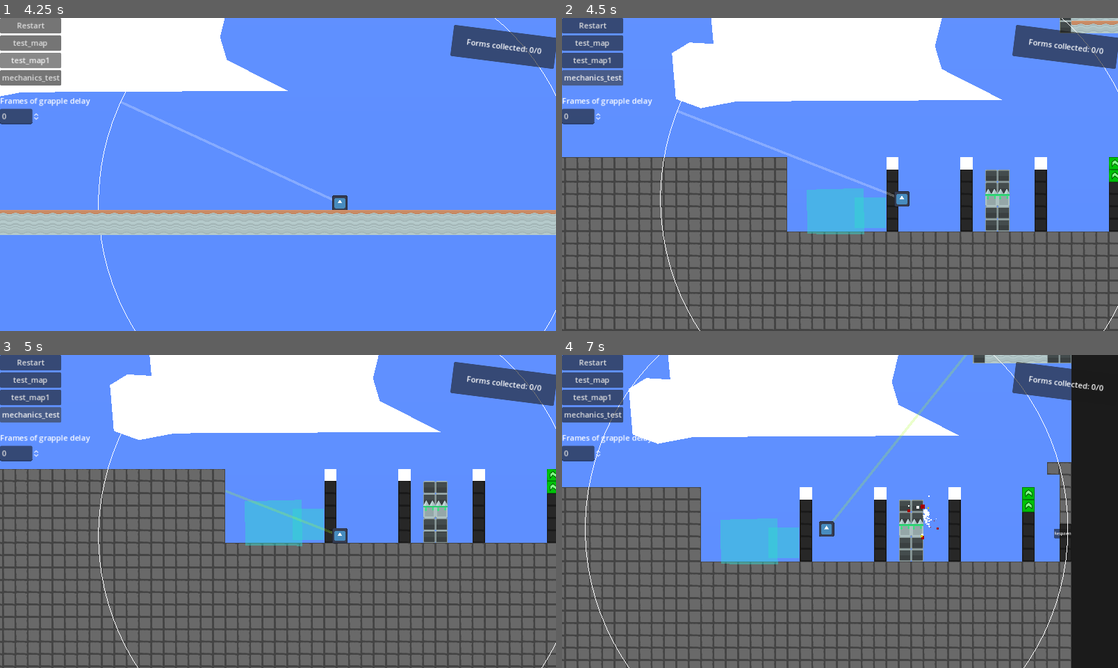
Above: before the commit, frames 1-4 (two rows, left to right).
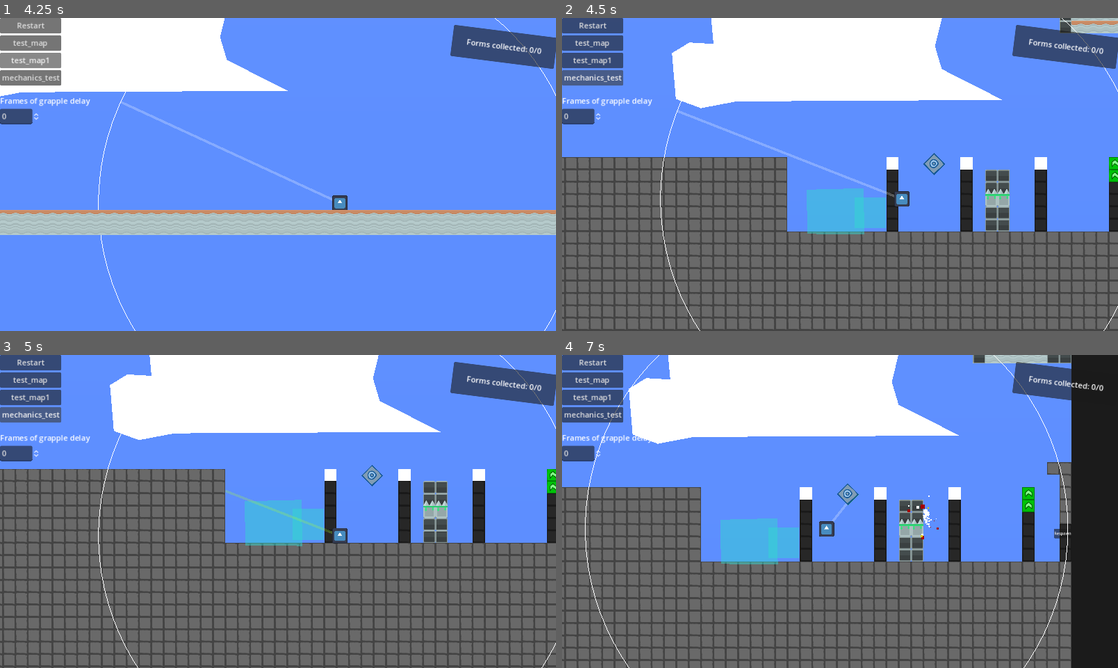
Above: after the commit, the same moments.

Repository: Haydoggo/GW61
Game: Godot game, scene res://scenes/maps/test_level/test_level.tscn
Same seed, same stepped clock (60 frames per second), same inputs: the game is played once before the commit and once after it. The engine's default icon, where the game draws it, is replaced by a stand-in: a white triangle on a blue panel in a dark square.
Inputs (mouse positions are in pixels of both pictures, inside the frame that each line leads up to):
- Up to frame 1 (4.25 s): click "Restart" at 0.5 s; click "Restart" at 1.25 s; click "Restart" at 2 s; click "test_map" at 2.75 s; click "test_map1" at 3.5 s
- Up to frame 2 (4.5 s): click "mechanics_test" at 4.25 s
- Up to frame 3 (5 s): no input
- Up to frame 4 (7 s): move the mouse to (962, 495) at 5.02 s; press the mouse at (962, 495) at 5.03 s; hold D (move_right) 5.03-5.78 s; tap Space (jump) at 5.27, 6.02 s; right-click (962, 495) at 5.3 s; move the mouse to (728, 527) at 5.77 s; release the mouse at (728, 527) at 5.78 s; hold A (move_left) 5.78-6.53 s; right-click (728, 527) at 5.85 s; click (728, 527) at 6.05 s; move the mouse to (895, 442) at 6.52 s; press the mouse at (895, 442) at 6.53 s; hold D (move_right) from 6.53 s (still down); right-click (895, 442) at 6.8 s

Frame 1 is identical in both runs. In frame 2, 0.1% of the frame differs, in the area x 65-69%, y 43-51%; in frame 3, 0.1%; in frame 4, 0.4%, in the area x 48-73%, y 0-54%.

Commit message:
various tweaks + add grapple nodes

Diff:
--- a/project.godot
+++ b/project.godot
@@ -13,7 +13,7 @@
 config/name="GW61"
 run/main_scene="res://scenes/maps/test_level/test_level.tscn"
 config/features=PackedStringArray("4.1", "GL Compatibility")
-config/icon="res://icon.svg"
+config/icon="res://icon.png"
 
 [autoload]
 
--- a/scenes/maps/map_entities/camera_thief/camera_thief.gd
+++ b/scenes/maps/map_entities/camera_thief/camera_thief.gd
@@ -6,7 +6,7 @@
 @export var zoom_out_time = 1.0
 @export var zoom_only = false
 @export_group("Temporary zoom control")
-@export var temporary = true
+@export var temporary = false
 @export var linger_duration = 2.0
 @export var can_leave_early = false
 
--- /dev/null
+++ b/scenes/maps/map_entities/grapple_node/grapple_node.gd
@@ -0,0 +1,5 @@
+extends Area2D
+
+func grapple():
+	Player.instance.retract_grapple()
+	return true
--- /dev/null
+++ b/scenes/maps/map_entities/grapple_node/grapple_node.tscn
@@ -0,0 +1,24 @@
+[gd_scene load_steps=5 format=3 uid="uid://dh8hnnikphbde"]
+
+[ext_resource type="Script" path="res://scenes/maps/map_entities/grapple_node/grapple_node.gd" id="1_4efnf"]
+[ext_resource type="Texture2D" uid="uid://dvec5pfpv6y4h" path="res://scenes/maps/tileset.png" id="1_cj82j"]
+
+[sub_resource type="AtlasTexture" id="AtlasTexture_folok"]
+atlas = ExtResource("1_cj82j")
+region = Rect2(64, 0, 64, 64)
+
+[sub_resource type="CircleShape2D" id="CircleShape2D_kswb3"]
+radius = 36.3456
+
+[node name="GrappleNode" type="Area2D"]
+collision_layer = 2
+collision_mask = 0
+monitoring = false
+script = ExtResource("1_4efnf")
+
+[node name="Sprite2D" type="Sprite2D" parent="."]
+rotation = 0.785397
+texture = SubResource("AtlasTexture_folok")
+
+[node name="CollisionShape2D" type="CollisionShape2D" parent="."]
+shape = SubResource("CircleShape2D_kswb3")
--- a/scenes/maps/map_entities/window/window.gd
+++ b/scenes/maps/map_entities/window/window.gd
@@ -27,7 +27,7 @@
 func collide():
 	if has_shattered:
 		return
-	if abs(Player.instance.velocity.x) > 1000:
+	if abs(Player.instance.velocity.dot(global_transform.x)) > 1000:
 		for window in connected_windows:
 			window.shatter()
 
--- a/scenes/maps/test_level/mechanics_test.tscn
+++ b/scenes/maps/test_level/mechanics_test.tscn
@@ -1,11 +1,14 @@
-[gd_scene load_steps=9 format=3 uid="uid://pb4rl4f8kfyp"]
+[gd_scene load_steps=12 format=3 uid="uid://pb4rl4f8kfyp"]
 
 [ext_resource type="PackedScene" uid="uid://cc52ncp4q08yl" path="res://scenes/maps/base_map.tscn" id="1_i1n32"]
 [ext_resource type="Texture2D" uid="uid://dvec5pfpv6y4h" path="res://scenes/maps/tileset.png" id="2_bvlk2"]
 [ext_resource type="PackedScene" uid="uid://cofnxquytticg" path="res://scenes/enemies/enemy.tscn" id="3_1h1ev"]
+[ext_resource type="TileSet" uid="uid://b6ss61cssx0ly" path="res://scenes/maps/tile_map.tres" id="3_6wns5"]
+[ext_resource type="Script" path="res://scenes/maps/world_map.gd" id="4_f06fk"]
 [ext_resource type="PackedScene" uid="uid://hkfl3h4cmhjn" path="res://scenes/maps/map_entities/camera_thief/camera_thief.tscn" id="4_lqfak"]
 [ext_resource type="PackedScene" uid="uid://bcgldu3add1ja" path="res://scenes/maps/map_entities/checkpoint/checkpoint.tscn" id="5_et3s2"]
 [ext_resource type="Texture2D" uid="uid://d1n7w4aw37v5j" path="res://icon.svg" id="6_3yggt"]
+[ext_resource type="PackedScene" uid="uid://dh8hnnikphbde" path="res://scenes/maps/map_entities/grapple_node/grapple_node.tscn" id="9_mw67o"]
 
 [sub_resource type="TileSetAtlasSource" id="TileSetAtlasSource_51bxa"]
 texture = ExtResource("2_bvlk2")
@@ -33,6 +36,12 @@
 
 [node name="BaseMap" instance=ExtResource("1_i1n32")]
 
+[node name="TextureRect" parent="ParallaxBackground/Sky" index="0"]
+offset_left = 67.0
+offset_top = -91845.0
+offset_right = 2404.0
+offset_bottom = 2783.0
+
 [node name="Background" type="TileMap" parent="." index="1"]
 scale = Vector2(0.8, 0.8)
 tile_set = SubResource("TileSet_vxnry")
@@ -43,11 +52,18 @@
 [node name="TileMap" parent="." index="2"]
 layer_0/tile_data = PackedInt32Array(196603, 0, 0, 196604, 0, 0, 196605, 0, 0, 196606, 0, 0, 196607, 0, 0, 131072, 0, 0 …(38645 unchanged characters)…
 
-[node name="DecorativeTileMap" parent="." index="3"]
+[node name="TileMap2" type="TileMap" parent="." index="3"]
+rotation = 0.259703
+tile_set = ExtResource("3_6wns5")
+format = 2
+layer_0/tile_data = PackedInt32Array(-1048566, 0, 0, -1048565, 0, 0, -1048564, 0, 0, -1048563, 0, 0, -1048562, 0, 0, -1048561, 0, 0, -1048560, 0, 0, -1048559, 0, 0, -1376246, 0, 0, -1376245, 0, 0, -1376244, 0, 0, -1376243, 0, 0, -1376242, 0, 0, -1376241, 0, 0, -1376240, 0, 0, -1376239, 0, 0, -1310710, 1, 65536, -1245174, 1, 65536, -1179638, 1, 65536, -1114102, 1, 65536, -1310703, 1, 65536, -1245167, 1, 65536, -1179631, 1, 65536, -1114095, 1, 65536)
+script = ExtResource("4_f06fk")
+
+[node name="DecorativeTileMap" parent="." index="4"]
 layer_0/tile_data = PackedInt32Array(-18, 720896, 1, -17, 720896, 1, -1441801, 131072, 5, -1441800, 196608, 5, -1441799, 262144, 5, -1376264, 0, 6, -1310728, 0, 7, -1507337, 655360, 2, -1507335, 720896, 3, -917508, 720896, 1, -917509, 786432, 1, -917510, 851968, 1, -917507, 851968, 1)
 layer_1/tile_data = PackedInt32Array(131054, 131072, 2, 65518, 131072, 2, -18, 131072, 2, -65554, 131072, 2, -65553, 13 …(4689 unchanged characters)…
 
-[node name="PanelContainer" type="PanelContainer" parent="." index="4"]
+[node name="PanelContainer" type="PanelContainer" parent="." index="5"]
 offset_left = 703.0
 offset_top = -82.0
 offset_right = 869.0
@@ -61,7 +77,7 @@
 layout_mode = 2
 text = "Grappling hook here?"
 
-[node name="PanelContainer2" type="PanelContainer" parent="." index="5"]
+[node name="PanelContainer2" type="PanelContainer" parent="." index="6"]
 offset_left = -278.0
 offset_top = -33.0
 offset_right = -112.0
@@ -75,13 +91,12 @@
 layout_mode = 2
 text = "Respawn Point!!!!"
 
-[node name="CameraThief" parent="." index="6" node_paths=PackedStringArray("marker") instance=ExtResource("4_lqfak")]
+[node name="CameraThief" parent="." index="7" node_paths=PackedStringArray("marker") instance=ExtResource("4_lqfak")]
 position = Vector2(630, -140)
-polygon = PackedVector2Array(13, -50, 14, 193, 375, 190, 384, -74)
+polygon = PackedVector2Array(-24, -66, -28, 188, 375, 190, 384, -74)
 marker = NodePath("CameraThiefRespawn")
 zoom_out_time = 0.3
 zoom_only = true
-temporary = false
 can_leave_early = true
 
 [node name="CameraThiefRespawn" type="AspectRatioContainer" parent="CameraThief" index="4"]
@@ -96,7 +111,7 @@
 layout_mode = 2
 border_width = 3.0
 
-[node name="Checkpoint" parent="." index="7" node_paths=PackedStringArray("marker") instance=ExtResource("5_et3s2")]
+[node name="Checkpoint" parent="." index="8" node_paths=PackedStringArray("marker") instance=ExtResource("5_et3s2")]
 position = Vector2(-199, 23)
 marker = NodePath("CheckpointRespawn")
 
@@ -109,11 +124,10 @@
 scale = Vector2(0.5, 0.5)
 texture = ExtResource("6_3yggt")
 
-[node name="CameraThief2" parent="." index="8" node_paths=PackedStringArray("marker") instance=ExtResource("4_lqfak")]
+[node name="CameraThief2" parent="." index="9" node_paths=PackedStringArray("marker") instance=ExtResource("4_lqfak")]
 position = Vector2(-1398, 26)
 marker = NodePath("CameraThief2Respawn")
 visible_in_game = true
-temporary = false
 
 [node name="CameraThief2Respawn" type="AspectRatioContainer" parent="CameraThief2" index="4"]
 offset_left = -166.0
@@ -127,12 +141,11 @@
 layout_mode = 2
 border_width = 3.0
 
-[node name="CameraThief3" parent="." index="9" node_paths=PackedStringArray("marker") instance=ExtResource("4_lqfak")]
+[node name="CameraThief3" parent="." index="10" node_paths=PackedStringArray("marker") instance=ExtResource("4_lqfak")]
 position = Vector2(-1597, 28)
 polygon = PackedVector2Array(-65, -98, -61, 85, 174, 87, 172, -104)
 marker = NodePath("CameraThief2Respawn")
 visible_in_game = true
-temporary = false
 
 [node name="CameraThief2Respawn" type="AspectRatioContainer" parent="CameraThief3" index="4"]
 offset_left = -245.0
@@ -146,7 +159,7 @@
 layout_mode = 2
 border_width = 3.0
 
-[node name="Checkpoint2" parent="." index="10" node_paths=PackedStringArray("marker") instance=ExtResource("5_et3s2")]
+[node name="Checkpoint2" parent="." index="11" node_paths=PackedStringArray("marker") instance=ExtResource("5_et3s2")]
 position = Vector2(1092, -71)
 marker = NodePath("Checkpoint2Respawn")
 
@@ -159,17 +172,37 @@
 scale = Vector2(0.5, 0.5)
 texture = ExtResource("6_3yggt")
 
-[node name="Enemy" parent="." index="11" instance=ExtResource("3_1h1ev")]
+[node name="Enemy" parent="." index="12" instance=ExtResource("3_1h1ev")]
 position = Vector2(1964, 77)
 attack_power = 4000.0
 
-[node name="Enemy2" parent="." index="12" instance=ExtResource("3_1h1ev")]
+[node name="Enemy2" parent="." index="13" instance=ExtResource("3_1h1ev")]
 position = Vector2(1811, 77)
 attack_power = 4000.0
 
-[node name="Enemy3" parent="." index="13" instance=ExtResource("3_1h1ev")]
+[node name="Enemy3" parent="." index="14" instance=ExtResource("3_1h1ev")]
 position = Vector2(1887, 58)
 scale = Vector2(1.91, 1.91)
 
-[node name="Player" parent="." index="14"]
+[node name="Player" parent="." index="15"]
 position = Vector2(-1267, -61)
+
+[node name="CameraThief4" parent="." index="16" node_paths=PackedStringArray("marker") instance=ExtResource("4_lqfak")]
+position = Vector2(-189, -189)
+polygon = PackedVector2Array(-64, -64, -64, 301, 751, 303, 743, -61)
+marker = NodePath("CameraThief4Respawn")
+
+[node name="CameraThief4Respawn" type="AspectRatioContainer" parent="CameraThief4" index="4"]
+offset_left = -209.0
+offset_top = -238.0
+offset_right = 870.0
+offset_bottom = 446.0
+ratio = 1.7778
+metadata/_edit_group_ = true
+
+[node name="ReferenceRect" type="ReferenceRect" parent="CameraThief4/CameraThief4Respawn" index="0"]
+layout_mode = 2
+border_width = 3.0
+
+[node name="GrappleNode" parent="." index="17" instance=ExtResource("9_mw67o")]
+position = Vector2(-1133, -176)
--- a/scenes/player/movement_params.tres
+++ b/scenes/player/movement_params.tres
@@ -5,7 +5,6 @@
 [resource]
 script = ExtResource("1_4hh8l")
 auto_retract = true
-instant_retract = false
 grapple_range = 1000.0
 max_walk_speed = 650.0
 walk_acceleration = 2500.0
--- a/scenes/player/player.gd
+++ b/scenes/player/player.gd
@@ -87,14 +87,18 @@
 	if event.is_action_pressed("grapple"):
 		for i in $UI/VBoxContainer/SpinBox.value:
 			await get_tree().physics_frame
+		if grapple_ray.get_collider() and grapple_ray.get_collider().has_method("grapple"):
+			if grapple_ray.get_collider().grapple():
+				is_grappling = true
+				hook_position = grapple_ray.get_collision_point()
+				grapple_length = hook_position.distance_to(grapple_ray.global_position)
+
 		if hit_block_properties & WorldMap.TileProperty.GRAPPLE:
 			is_grappling = true
 			hook_position = grapple_ray.get_collision_point()
 			grapple_length = hook_position.distance_to(grapple_ray.global_position)
 			if hit_block_properties & WorldMap.TileProperty.BOOST:
-				is_retracting = true
-				retraction_timer.wait_time = mp.retraction_time
-				retraction_timer.start()
+				retract_grapple()
 
 	if event.is_action_released("grapple") and is_grappling:
 		retraction_timer.stop()
@@ -103,9 +107,7 @@
 
 	if can_retract:
 		if event.is_action_pressed("retract"):
-			is_retracting = true
-			retraction_timer.wait_time = mp.retraction_time
-			retraction_timer.start()
+			retract_grapple()
 
 
 func _draw() -> void:
@@ -213,6 +215,11 @@
 			velocity = velocity.project(hook_dir.orthogonal())
 		velocity += (hook_dir - hook_dir.limit_length(grapple_length)) * 10
 
+func retract_grapple():
+	is_retracting = true
+	retraction_timer.wait_time = mp.retraction_time
+	retraction_timer.start()
+
 func respawn():
 	is_grappling = false
 	is_retracting = false
Binary file added: icon.png
Not shown, added: icon.png.import
